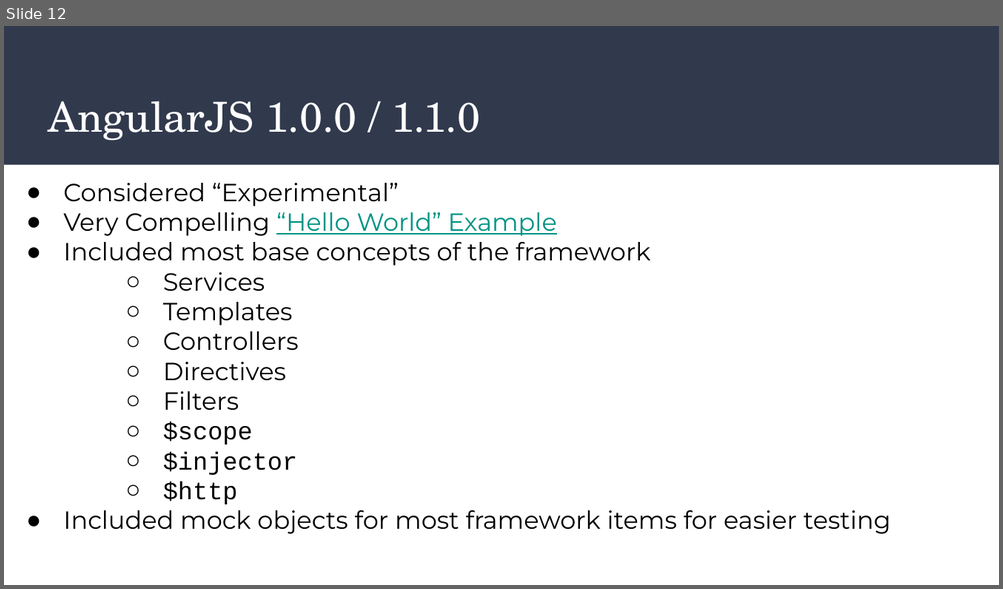
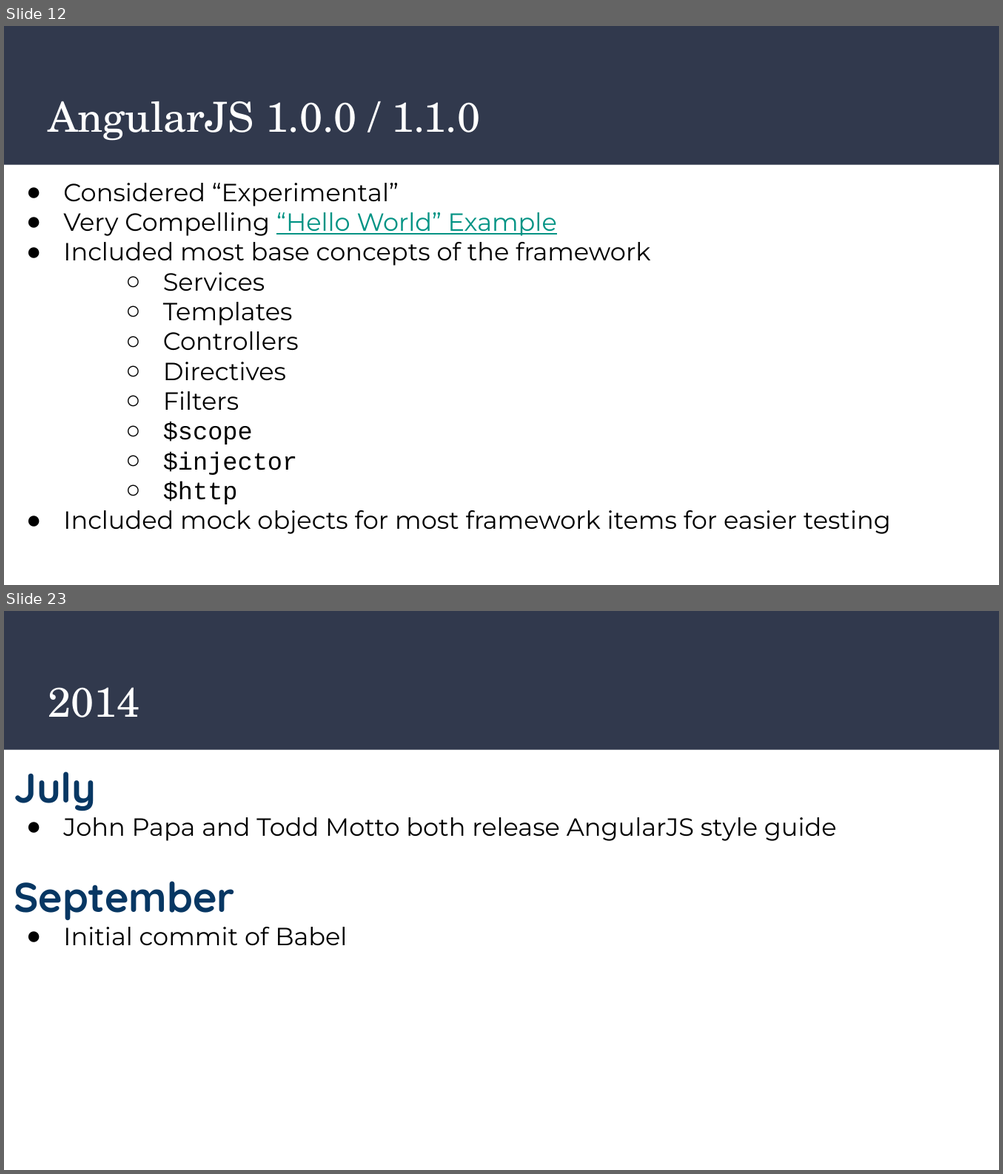
Before and after one commit to JasonTypesCodes/angularjs-retro, a slide deck: AngularJS - A Retrospective.odp. Shown one above the other, each under a label of ours: slide 12 before the commit, slides 12 and 23 after it; the slides between them are not shown. The pictures are 1003x589 and 1003x1174 pixels, drawn with LibreOffice and Linux fonts; fonts in the diff are those of the drawing. Boxes give left, top, right and bottom in pixels: in the first picture for what was removed or moved away, otherwise in the second. Text is boxed around its words. In the diff, an @@ line names an element or a change of style, - is before the commit and + after.

```diff
--- a/AngularJS - A Retrospective.odp
+++ b/AngularJS - A Retrospective.odp
@@ slide 23 added at (4,611,999,1170), background #FFFFFF; not listed: 1 template element that a slide beside it also shows @@
@@ title added at (48,687,140,718), 30 pt, text #FFFFFF @@
+2014
@@ text added at (14,772,836,945), 18 pt, text #000000 @@
+July
+● John Papa and Todd Motto both release AngularJS style guide
+September
+● Initial commit of Babel
```
Also in this commit, not shown: 3 slides changed, 25 other slides added.
